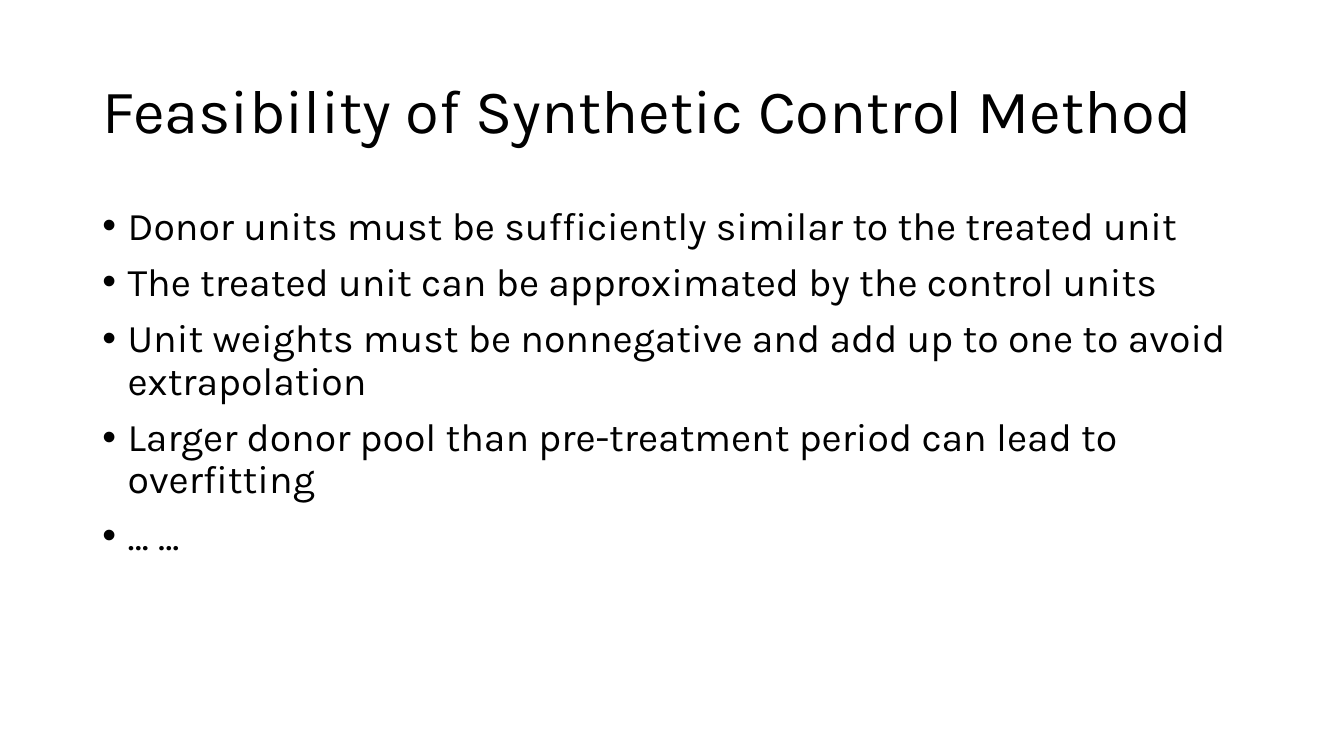
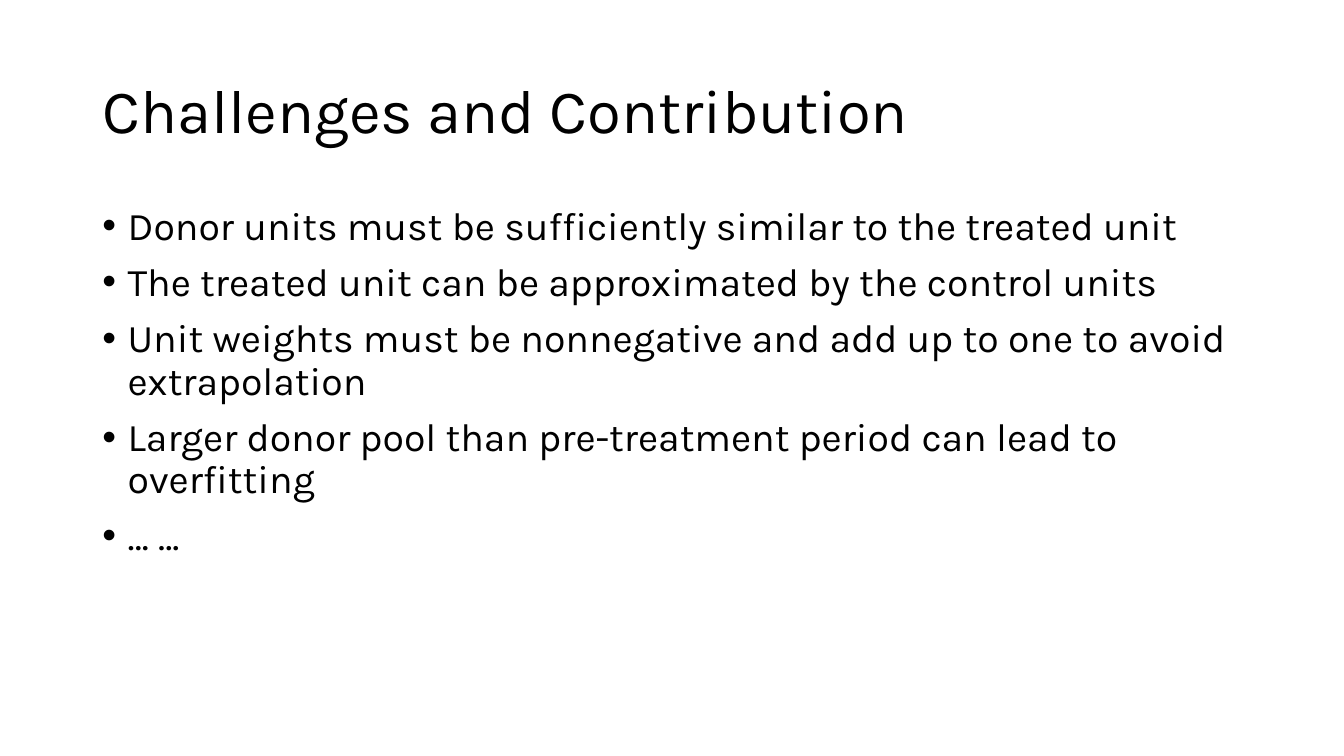
Before and after one commit to Xing-Yuan-Zhao/mpsa2025, a slide deck: slide 4 of mpsa2025.pptx. Drawn at 1344x756 pixels with LibreOffice and Linux fonts; fonts in the diff are those of the drawing. Boxes give left, top, right and bottom in pixels: in the first picture for what was removed or moved away, otherwise in the second. Text is boxed around its words. In the diff, an @@ line names an element or a change of style, - is before the commit and + after.

```diff
--- a/mpsa2025.pptx
+++ b/mpsa2025.pptx
@@ title at (102,90,908,148): text changed @@
-Feasibility of Synthetic Control Method
+Challenges and Contribution
```
Also in this commit, not shown: 2 other slides changed, 1 slide removed, 1 other file.
